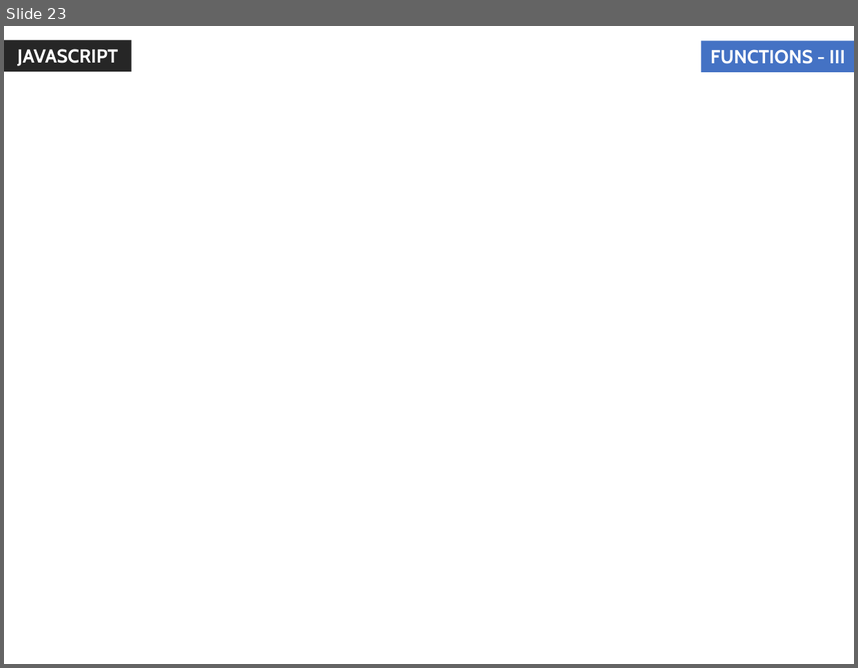
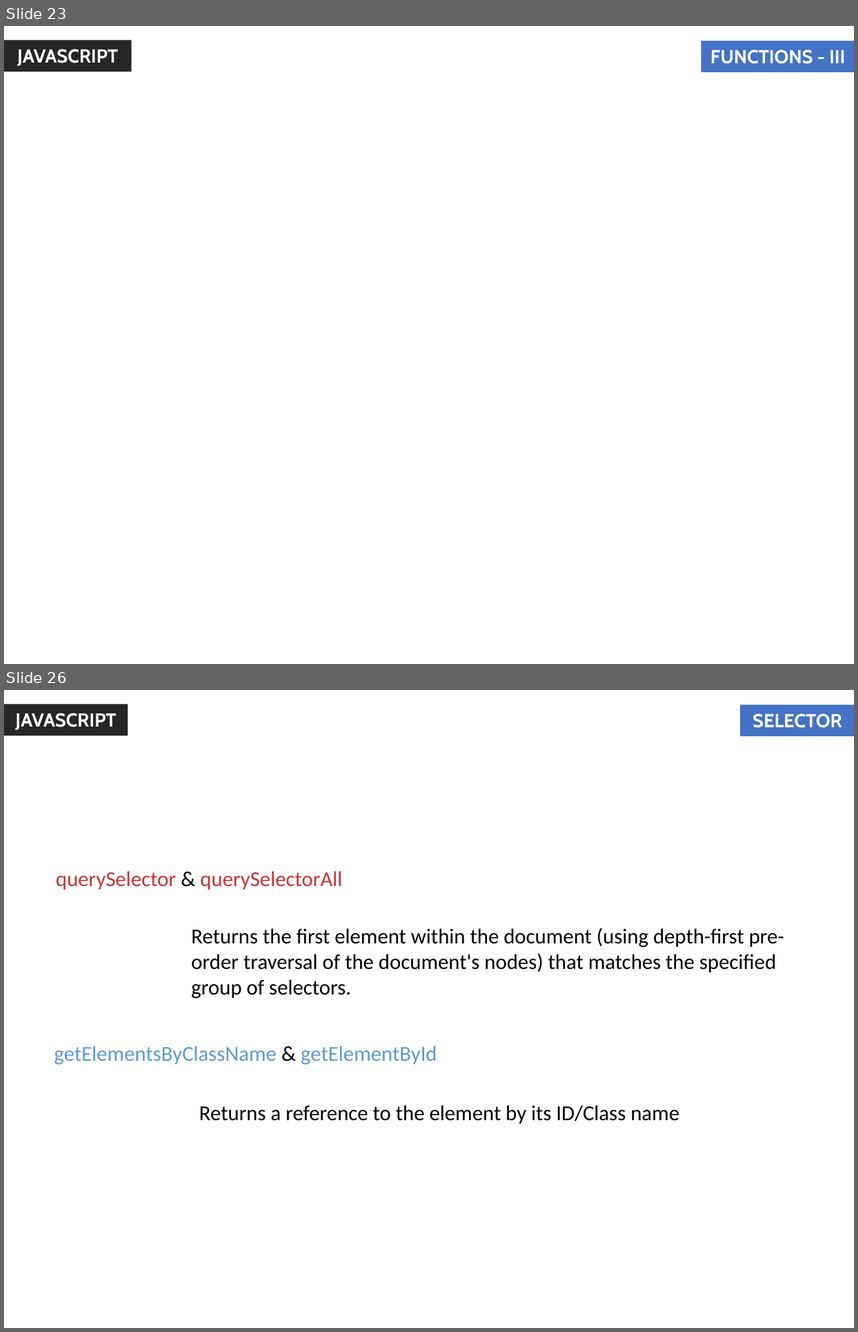
Before and after one commit to jharohit/web-fundamentals-course, a slide deck: Session III - Javascript/Session III - Javascript.pptx. Shown one above the other, each under a label of ours: slide 23 before the commit, slides 23 and 26 after it; the slides between them are not shown. The pictures are 858x668 and 858x1332 pixels, drawn with LibreOffice and Linux fonts; fonts in the diff are those of the drawing; background and template pictures are left out. Boxes give left, top, right and bottom in pixels: in the first picture for what was removed or moved away, otherwise in the second. Text is boxed around its words. In the diff, an @@ line names an element or a change of style, - is before the commit and + after.

```diff
--- a/Session III - Javascript/Session III - Javascript.pptx
+++ b/Session III - Javascript/Session III - Javascript.pptx
@@ slide 26 added at [4, 690, 854, 1328], background #FFFFFF @@
@@ rectangle added at [4, 704, 128, 736], fill #262626, 16 pt, text #FFFFFF, bold @@
+JAVASCRIPT
@@ rectangle added at [740, 704, 854, 736], fill #4472C4, 16 pt, text #FFFFFF, bold @@
+SELECTORS
@@ text added at [56, 871, 342, 889], 18 pt, text #CC3333 @@
+querySelector & querySelectorAll
@@ text added at [191, 927, 784, 998], 18 pt, text #000000 @@
+Returns the first element within the document (using depth-first pre-order traversal of the document's nodes) that matches the specified group of selectors.
@@ text added at [54, 1045, 437, 1065], 18 pt, text #5B9BD5 @@
+getElementsByClassName & getElementById
@@ text added at [199, 1105, 680, 1123], 18 pt, text #000000 @@
+Returns a reference to the element by its ID/Class name
```
Also in this commit, not shown: 4 other slides added, 1 slide removed.
